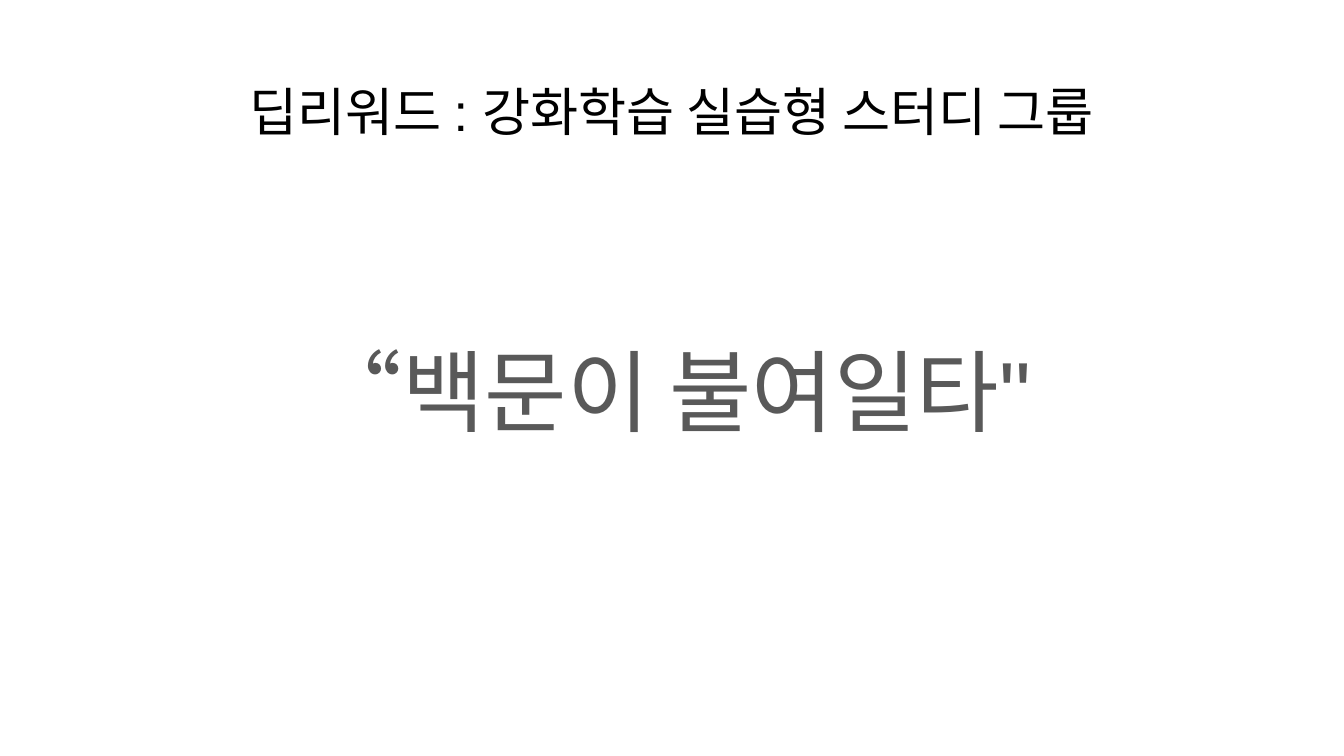
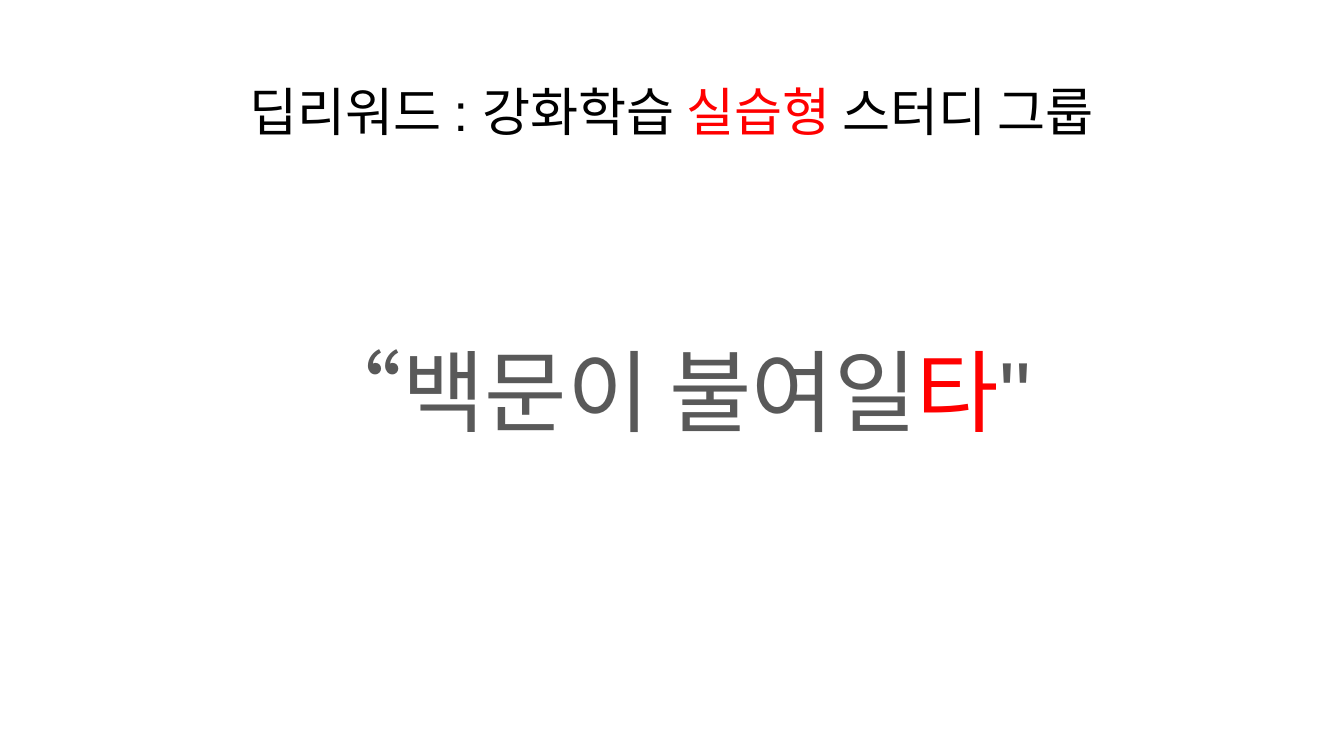
Before and after one commit to KaggleBreak/studybreak, a slide deck: slide 3 of 2017/presentation/study/딥리워드_소개_스터디뽀개기2017.pptx. Drawn at 1344x756 pixels with LibreOffice and Linux fonts; fonts in the diff are those of the drawing. Boxes give left, top, right and bottom in pixels: in the first picture for what was removed or moved away, otherwise in the second. Text is boxed around its words. In the diff, an @@ line names an element or a change of style, - is before the commit and + after.

```diff
--- a/2017/presentation/study/딥리워드_소개_스터디뽀개기2017.pptx
+++ b/2017/presentation/study/딥리워드_소개_스터디뽀개기2017.pptx
@@ title "딥리워드 : 강화학습 실습형 스터디 ..." at (x1=250, y1=87, x2=1094, y2=135): text colour #000000 to #FF0000 in "실습형" @@
@@ text "“백문이 불여일타"" at (x1=313, y1=349, x2=1032, y2=432): text colour #595959 to #FF0000 in "불여일타"" @@
```
Also in this commit, not shown: 2 slides added, 27 slides removed, 1 other file.
